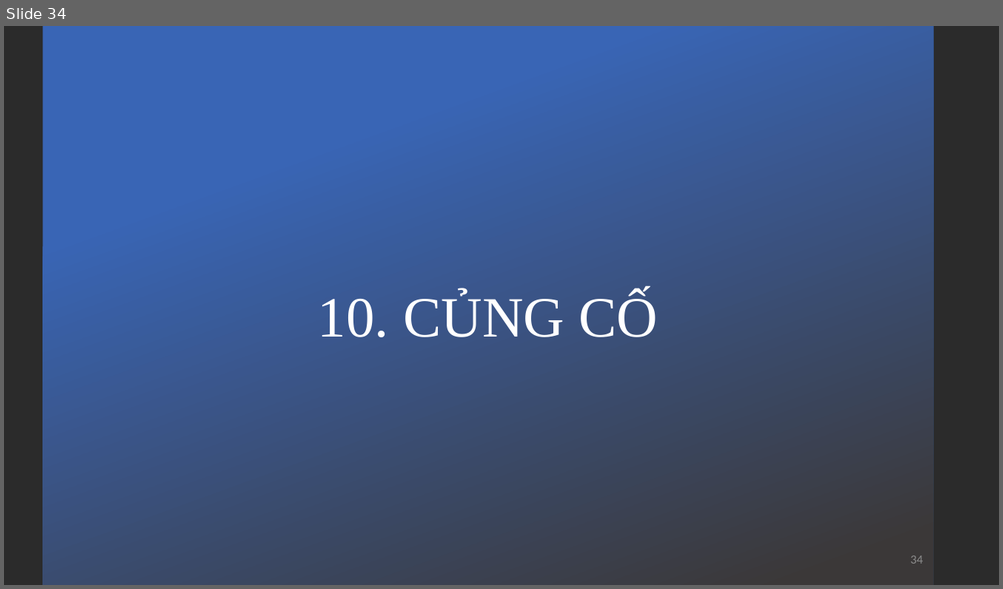
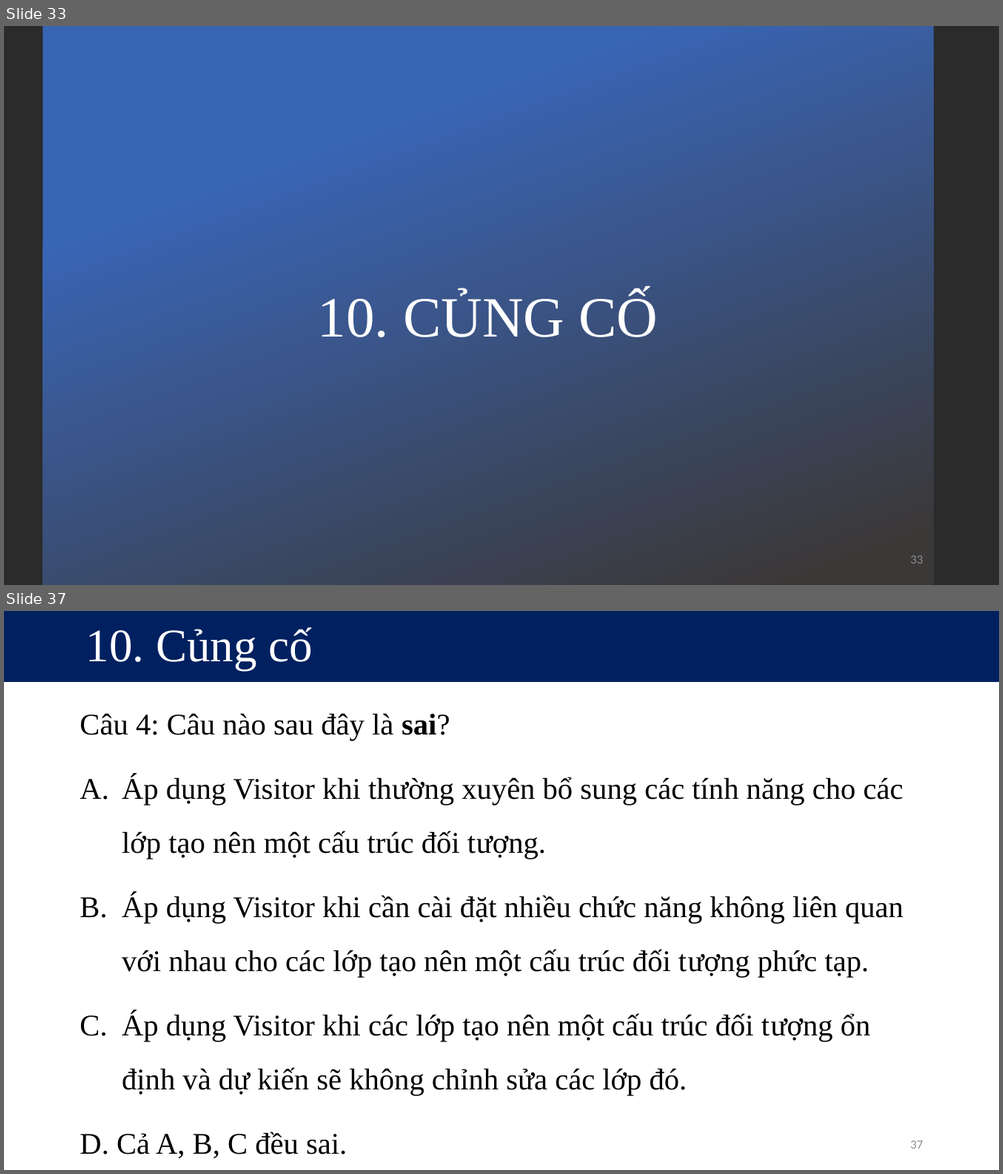
Before and after one commit to kieuconghau/lthdt-18clc1-09, a slide deck: Design Patterns/Design Patterns [Official]/Visitor/Visitor Design Pattern [Official].pptx. Shown one above the other, each under a label of ours: slide 34 before the commit, slides 33 and 37 after it; the slides between them are not shown. The pictures are 1003x589 and 1003x1174 pixels, drawn with LibreOffice and Linux fonts; fonts in the diff are those of the drawing; background and template pictures are left out; a plain dark background stands for a picture behind light text. Boxes give left, top, right and bottom in pixels: in the first picture for what was removed or moved away, otherwise in the second. Text is boxed around its words. In the diff, an @@ line names an element or a change of style, - is before the commit and + after.

Commit message:
Visitor (remain: 9)

```diff
--- a/Design Patterns/Design Patterns [Official]/Visitor/Visitor Design Pattern [Official].pptx
+++ b/Design Patterns/Design Patterns [Official]/Visitor/Visitor Design Pattern [Official].pptx
@@ slide 37 added at [4, 611, 999, 1170], background #FFFFFF @@
@@ title added at [4, 611, 999, 682], fill #002060, 45 pt, text #FFFFFF @@
+10. Củng cố
@@ text added at [79, 713, 903, 1159], 29 pt, text #000000 @@
+Câu 4: Câu nào sau đây là sai?
+A. Áp dụng Visitor khi thường xuyên bổ sung các tính năng cho các lớp tạo nên một cấu trúc đối tượng.
+B. Áp dụng Visitor khi cần cài đặt nhiều chức năng không liên quan với nhau cho các lớp tạo nên một cấu trúc đối tượng phức tạp.
+C. Áp dụng Visitor khi các lớp tạo nên một cấu trúc đối tượng ổn định và dự kiến sẽ không chỉnh sửa các lớp đó.
+D. Cả A, B, C đều sai.
@@ page number added at [910, 1141, 922, 1149], 12 pt, text #8C8C8C @@
+37
@@ what was slide 34 is now slide 33 @@
@@ page number at [910, 556, 922, 564]: text changed @@
-34
+33
```
Also in this commit, not shown: 13 slides changed, 3 other slides added, 3 slides removed, 3 other files.
